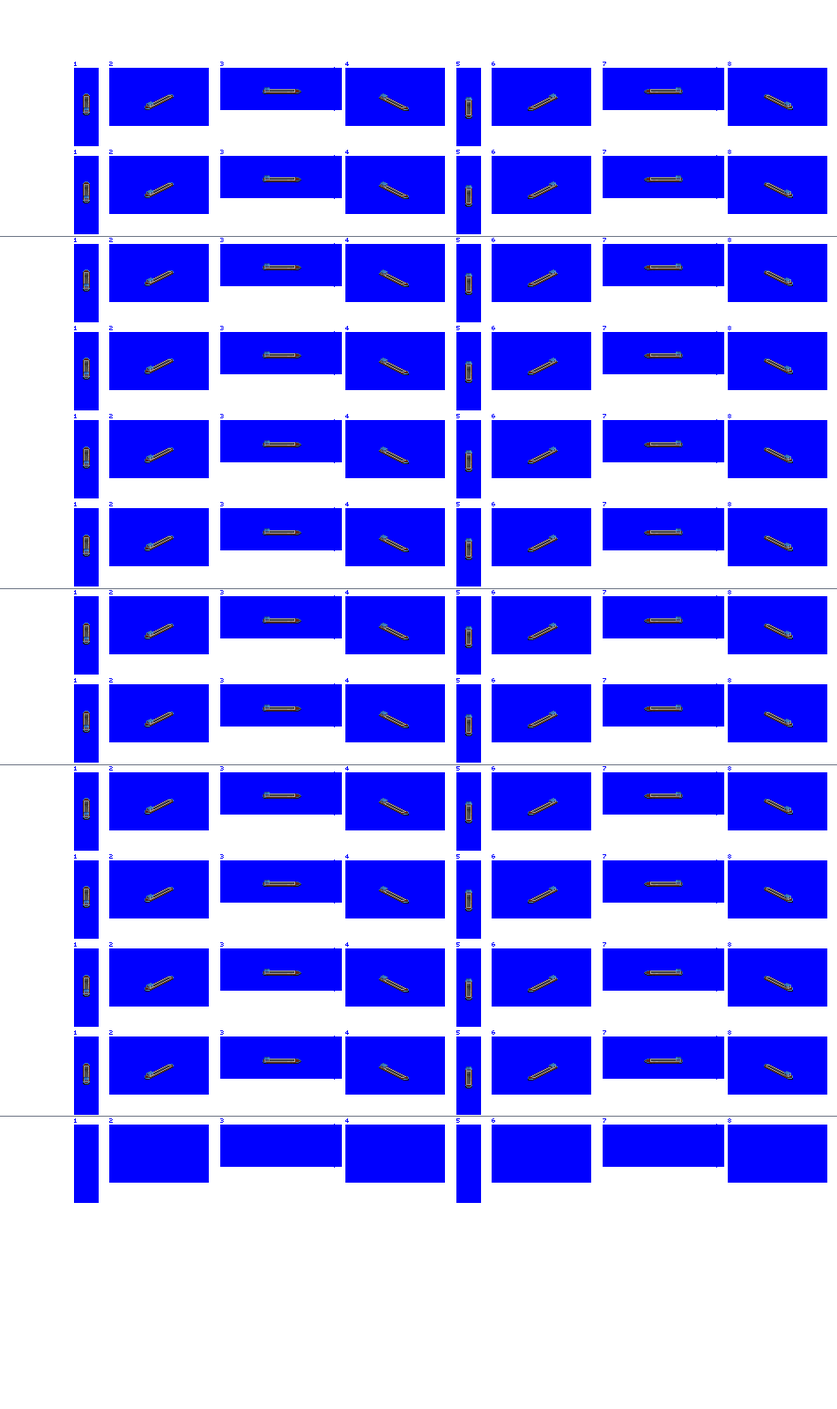
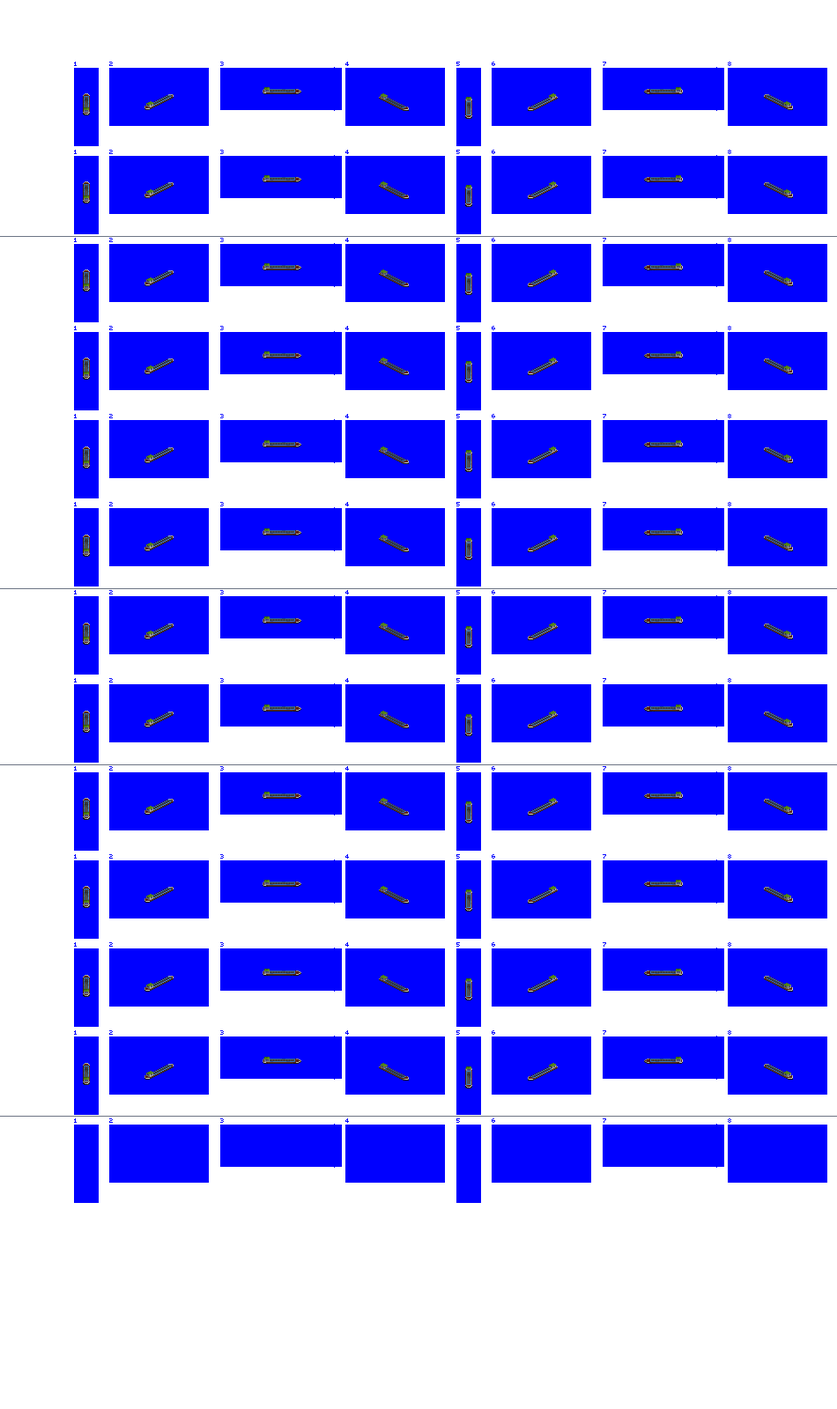
Layer changes from the first 837x1409 image to the second:
hid "Layer 1", painted on it over bbox(82, 87, 793, 207)
painted on "Canal Boat" over bbox(82, 87, 793, 1088)
added layer "Canal Boat copy" above "prop / bow wash" over bbox(82, 87, 793, 1088)
